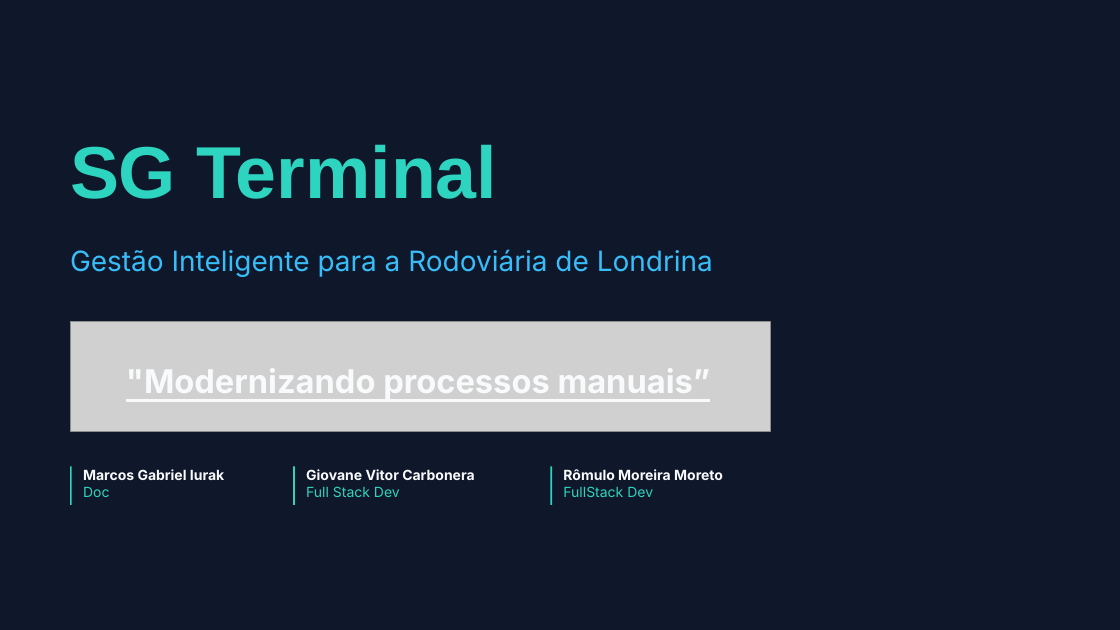
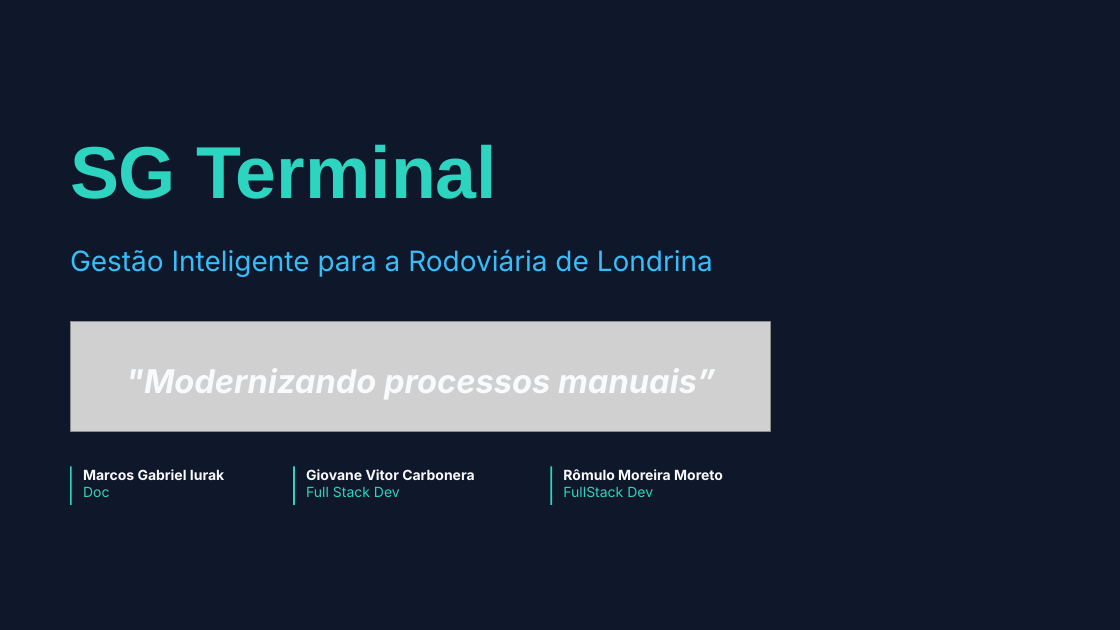
Before and after one commit to GiovaneVitorCarbonera/SGTerminal, a slide deck: slide 1 of Docs/Slides.pptx. Drawn at 1120x630 pixels with LibreOffice and Linux fonts; fonts in the diff are those of the drawing; grey boxes stand for pictures; background and template pictures are left out. Boxes give left, top, right and bottom in pixels: in the first picture for what was removed or moved away, otherwise in the second. Text is boxed around its words. In the diff, an @@ line names an element or a change of style, - is before the commit and + after.

```diff
--- a/Docs/Slides.pptx
+++ b/Docs/Slides.pptx
@@ text ""Modernizando processos manuais”" at <box>126,368,715,399</box>: italic on, underline off @@
```
